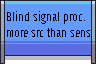
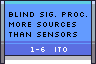
Before/after of a 96×64 layered artwork. What changed in the layer stack:
added layer "1-6 Ito" above "Blind sig. proc. ..." over [31, 47, 67, 52]
renamed "Blind signal proc. ..." to "Blind sig. proc. ...", painted on it over [7, 11, 90, 37]
